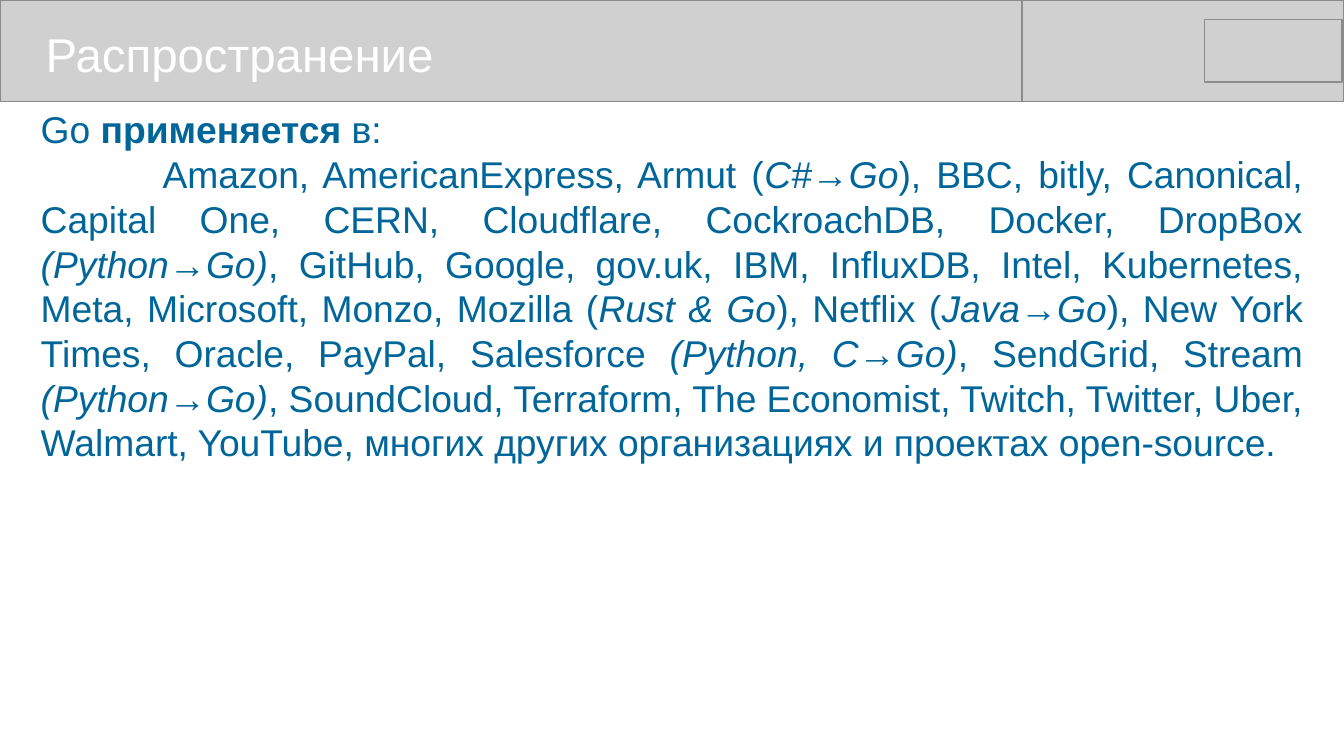
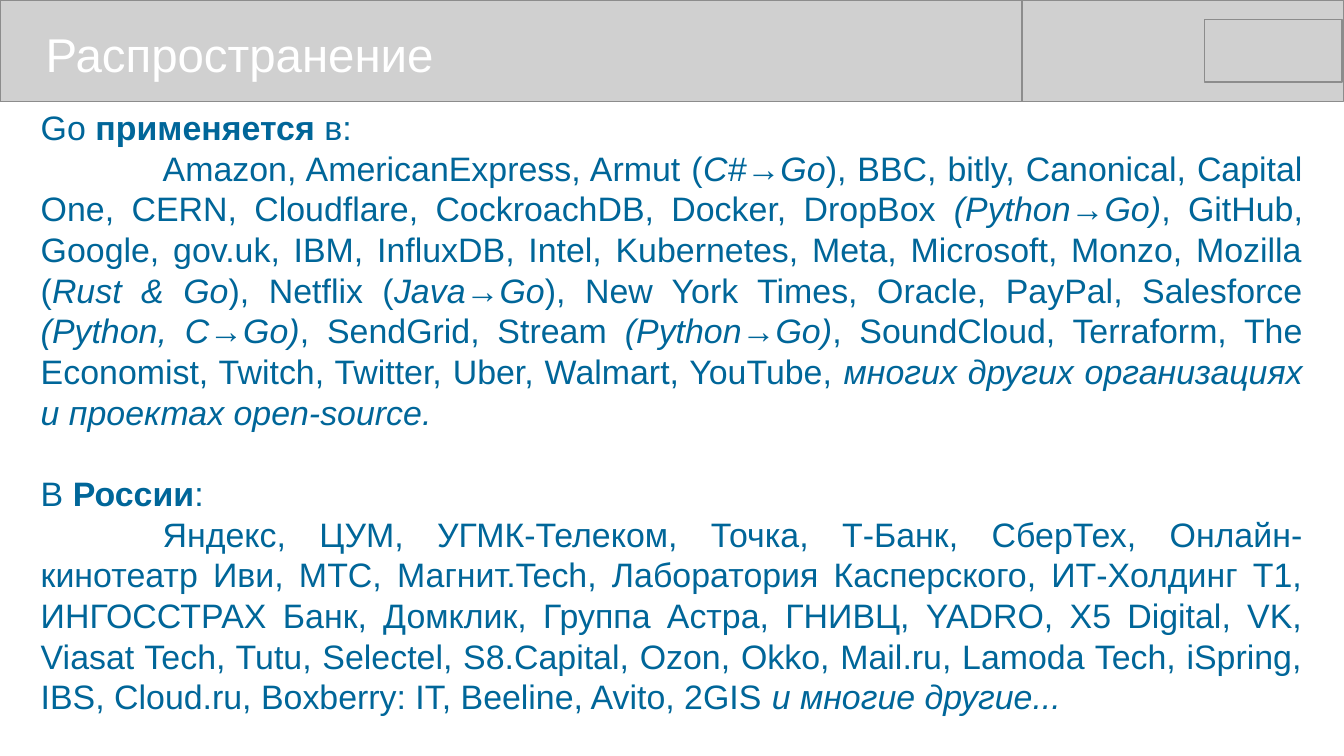
Before and after one commit to mike-shock/Go_language, a slide deck: slide 5 of Go_Review.odp. Drawn at 1344x756 pixels with LibreOffice and Linux fonts; fonts in the diff are those of the drawing; grey boxes stand for pictures. Boxes give left, top, right and bottom in pixels: in the first picture for what was removed or moved away, otherwise in the second. Text is boxed around its words. In the diff, an @@ line names an element or a change of style, - is before the commit and + after.

```diff
--- a/Go_Review.odp
+++ b/Go_Review.odp
@@ text at (41, 116, 1303, 432): size 22 to 20 pt in "Go применяется в:", "Amazon, AmericanExpress, Armut (C#→Go), BBC, bitly, Canonica ..."; italic on in "многих других организациях и проектах open-source." @@
@@ text at (41, 482, 1303, 716): paragraphs added @@
+В России:
+Яндекс, ЦУМ, УГМК-Телеком, Точка, Т-Банк, СберТех, Онлайн-кинотеатр Иви, МТС, Магнит.Tech, Лаборатория Касперского, ИТ-Холдинг Т1, ИНГОССТРАХ Банк, Домклик, Группа Астра, ГНИВЦ, YADRO, X5 Digital, VK, Viasat Tech, Tutu, Selectel, S8.Capital, Ozon, Okko, Mail.ru, Lamoda Tech, iSpring, IBS, Cloud.ru, Boxberry: IT, Beeline, Avito, 2GIS и многие другие...
```
Also in this commit, not shown: 1 other slide changed.
